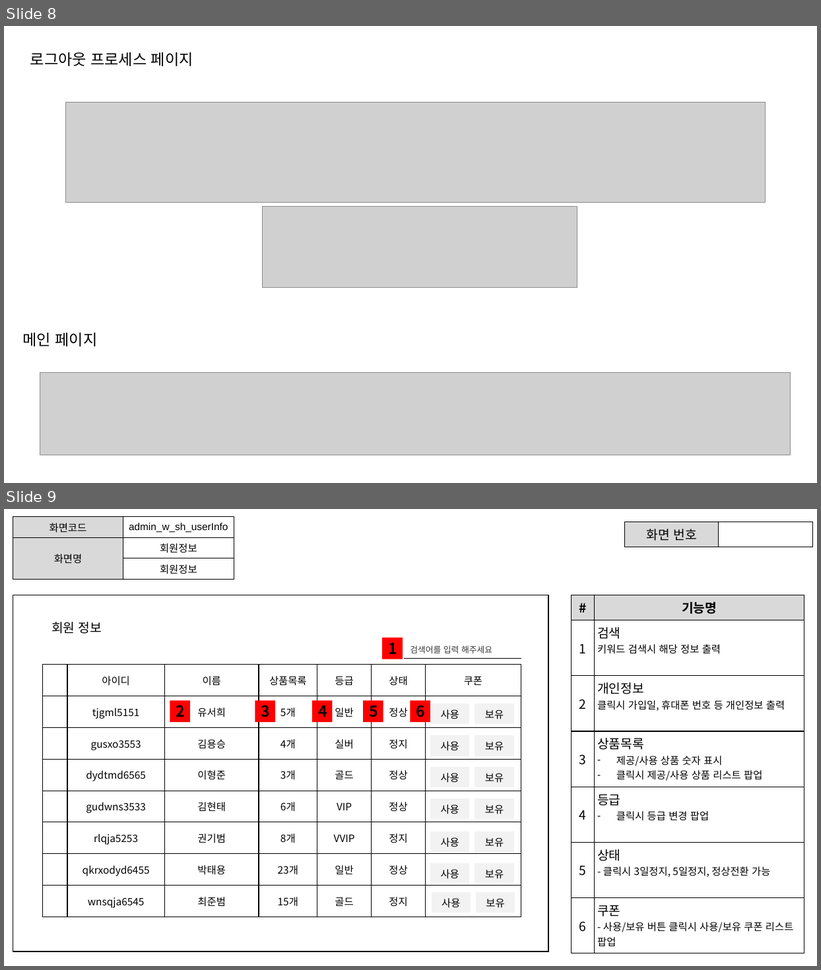
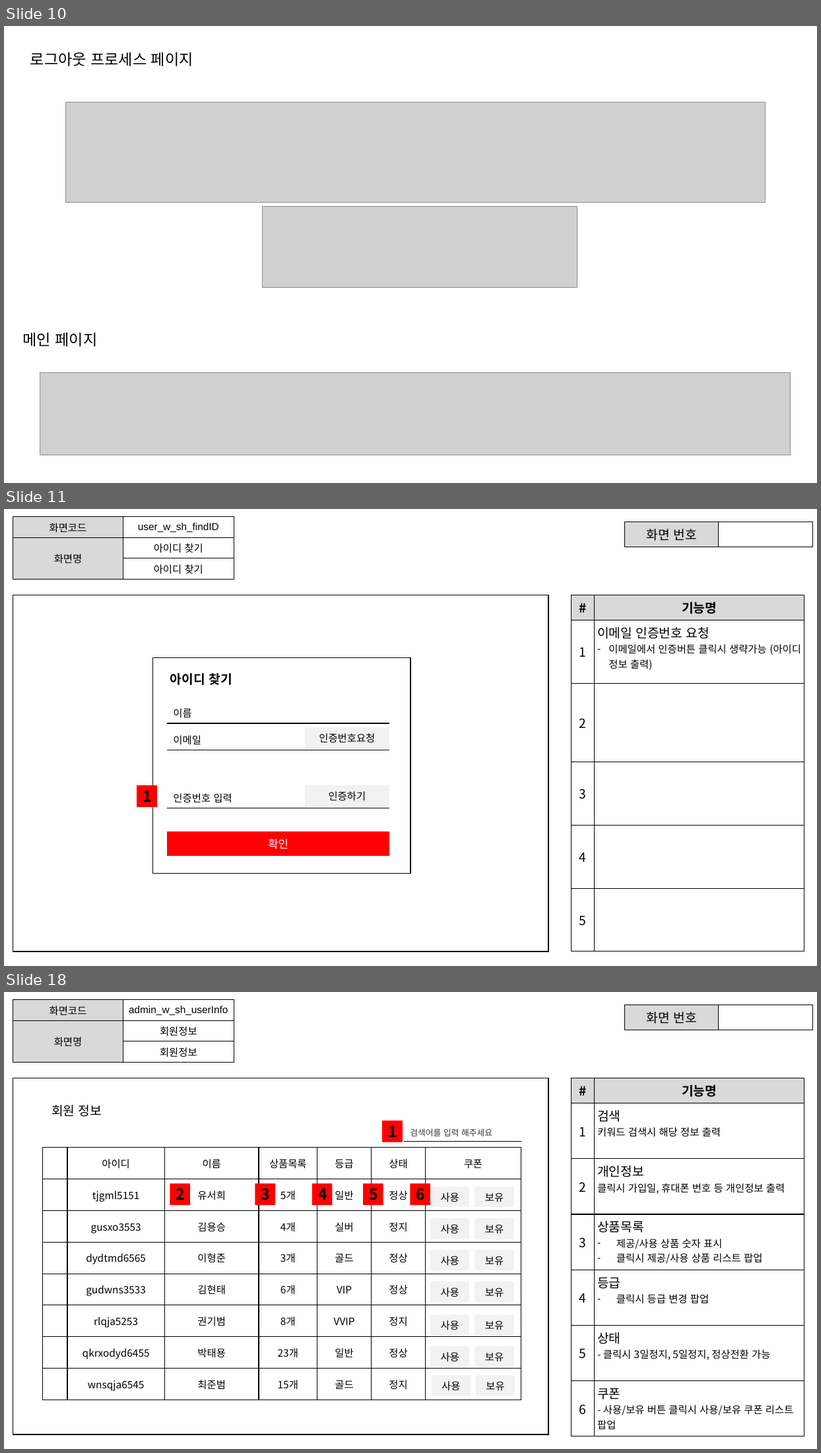
Before and after one commit to ezenteam2/RentalEquip, a slide deck: 0 발표용 파워포인트/0327 4차발표/0327 project04 - 파워포인트 - 서희.pptx. Shown one above the other, each under a label of ours: slides 8 and 9 before the commit, slides 10, 11 and 18 after it; the slides between them are not shown. The pictures are 821x970 and 821x1453 pixels, drawn with LibreOffice and Linux fonts; fonts in the diff are those of the drawing; grey boxes stand for pictures; background and template pictures are left out. Boxes give left, top, right and bottom in pixels: in the first picture for what was removed or moved away, otherwise in the second. Text is boxed around its words. In the diff, an @@ line names an element or a change of style, - is before the commit and + after.

```diff
--- a/0 발표용 파워포인트/0327 4차발표/0327 project04 - 파워포인트 - 서희.pptx
+++ b/0 발표용 파워포인트/0327 4차발표/0327 project04 - 파워포인트 - 서희.pptx
@@ slide 11 added at (4, 509, 817, 966), background #FFFFFF @@
@@ table added at (13, 517, 234, 577), 3 rows, 2 columns @@
+화면코드 | user_w_sh_findID
+화면명 | 아이디 찾기
+ | 아이디 찾기
@@ table added at (625, 522, 813, 544), 1 rows, 2 columns @@
+화면 번호 | 
@@ rectangle added at (13, 595, 548, 952), fill #FFFFFF, outline #000000 1 pt @@
@@ table added at (572, 595, 805, 952), 6 rows, 2 columns @@
+# | 기능명
+1 | 이메일 인증번호 요청 / 이메일에서 인증버튼 클릭시 생략가능 (아이디 정보 출력)
+2 | 
+3 | 
+4 | 
+5 | 
@@ rectangle added at (153, 658, 411, 874), fill #FFFFFF, outline #000000 1 pt @@
@@ rectangle added at (168, 665, 263, 692), fill #FFFFFF, outline #FFFFFF 1 pt, 15 pt, text #000000, bold @@
+아이디 찾기
@@ table added at (168, 702, 389, 721), 1 rows, 1 columns @@
+이름
@@ table added at (168, 729, 389, 748), 1 rows, 1 columns @@
+이메일
@@ table added at (305, 727, 389, 746), 1 rows, 1 columns @@
+인증번호요청
@@ rectangle added at (137, 786, 157, 807), fill #FF0000, 18 pt, text #000000, bold @@
+1
@@ table added at (168, 787, 389, 805), 1 rows, 1 columns @@
+인증번호 입력
@@ table added at (305, 786, 389, 804), 1 rows, 1 columns @@
+인증하기
@@ table added at (168, 832, 389, 856), 1 rows, 1 columns @@
+확인
@@ what was slide 8 is now slide 10 @@
@@ what was slide 9 is now slide 18 @@
```
Also in this commit, not shown: 16 other slides added.
